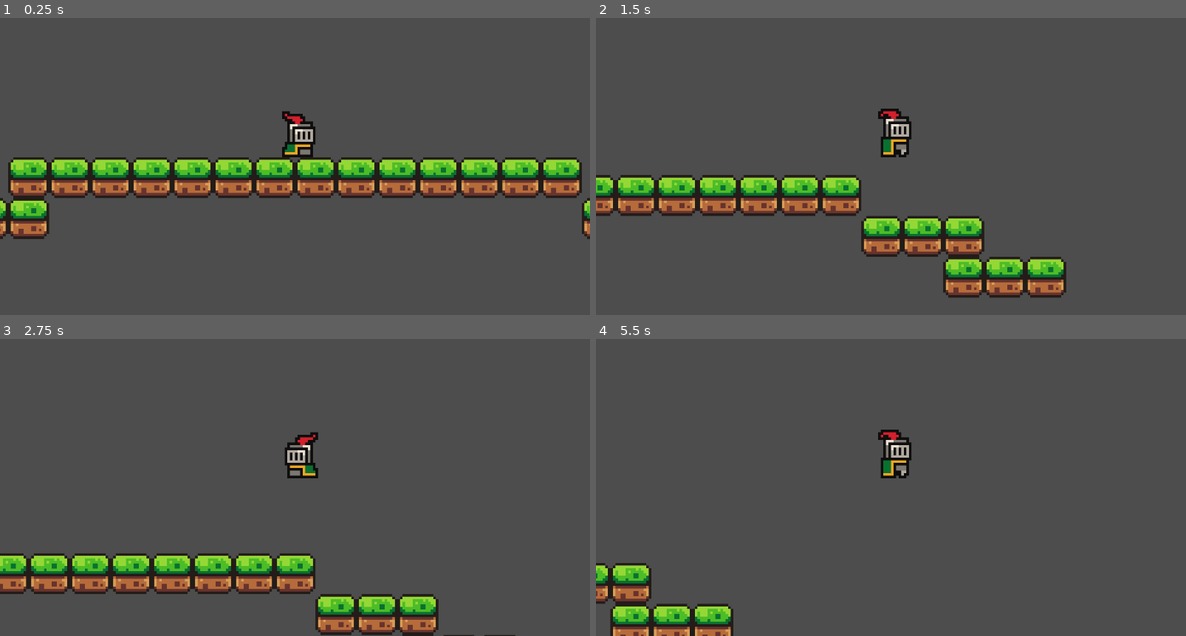
Above: before the commit, frames 1-4 (two rows, left to right).
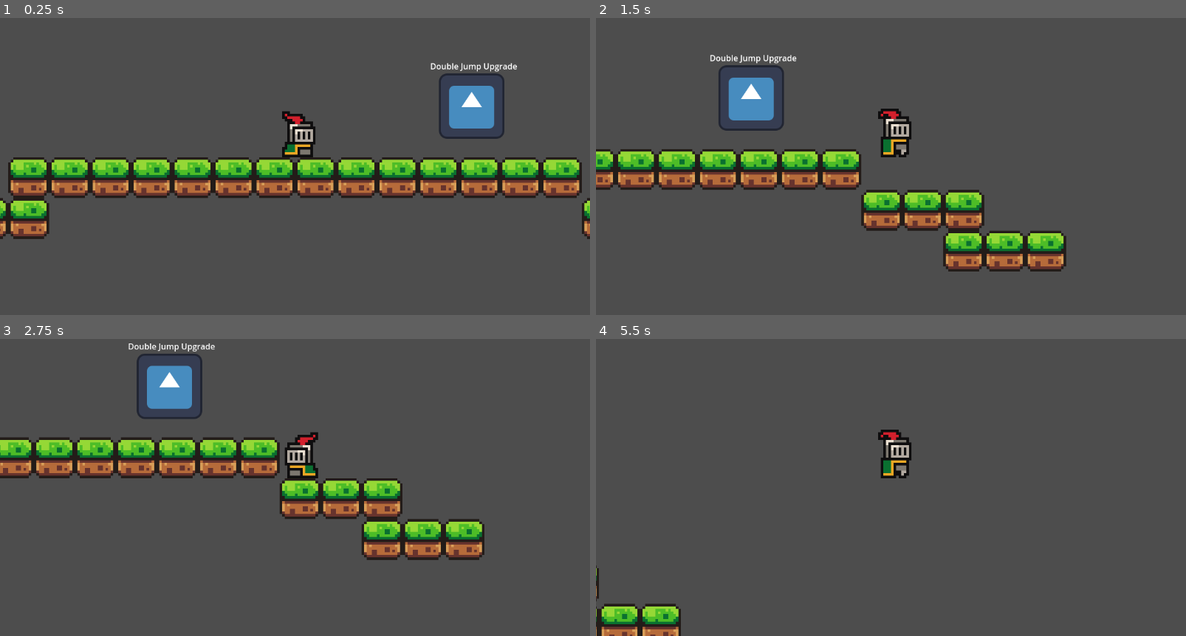
Above: after the commit, the same moments.

Repository: stackhacksbu/StackhacksGameDevRepo
Game: Godot game, scene res://scenes/Game.tscn
The game is run twice, just before and just after one commit, with the same random seed, the same clock (stepped at 60 frames per second) and the same inputs. The engine's default icon, where the game draws it, is replaced by a stand-in: a white triangle on a blue panel in a dark square.
Inputs:
- Up to frame 1 (0.25 s): no input
- Up to frame 2 (1.5 s): hold D (move_right) from 0.53 s (still down); tap W (jump) at 0.6, 0.77, 1.07 s; tap Q (dash) at 1.35 s
- Up to frame 3 (2.75 s): tap W (jump) at 1.52, 1.55, 1.82, 2.1 s; release D (move_right) at 2.03 s; hold A (move_left) from 2.03 s (still down)
- Up to frame 4 (5.5 s): release A (move_left) at 2.78 s; hold D (move_right) 2.78-4.28 s; tap Q (dash) at 2.85, 4.35 s; tap W (jump) at 3.02, 3.05, 3.32, 3.6, 3.77, 4.07, 4.52, 4.55, 4.82, 5.1 s; hold A (move_left) 4.28-5.03 s; hold D (move_right) from 5.03 s (still down)

The runs differ from the first frame. In frame 1, 1.6% of the frame differs, in the area x 72-88%, y 15-41%; in frame 2, 20%; in frame 3, 23%, in the area x 0-88%, y 1-100%; in frame 4, 3.1%.

Commit message:
add_ability complete

Diff:
--- a/scenes/Game.tscn
+++ b/scenes/Game.tscn
@@ -1,7 +1,8 @@
-[gd_scene load_steps=6 format=4 uid="uid://besm0lkf1jww8"]
+[gd_scene load_steps=7 format=4 uid="uid://besm0lkf1jww8"]
 
 [ext_resource type="PackedScene" uid="uid://dhr6vs5bxmd2f" path="res://scenes/player.tscn" id="1_ucb25"]
 [ext_resource type="Texture2D" uid="uid://ctjow8vmb4k5v" path="res://assets/sprites/world_tileset.png" id="2_lbvig"]
+[ext_resource type="PackedScene" uid="uid://cbckirhjxsx80" path="res://scenes/add_ability.tscn" id="3_kalvd"]
 
 [sub_resource type="WorldBoundaryShape2D" id="WorldBoundaryShape2D_do8s8"]
 
@@ -177,3 +178,7 @@
 [node name="TileMapLayer" type="TileMapLayer" parent="."]
 tile_map_data = PackedByteArray("AAD6/wEAAQAAAAAAAAD7/wEAAQAAAAAAAAD8/wEAAQAAAAAAAAD9/wEAAQAAAAAAAAD+/wEAAQAAAAAAAAD//w …(336 unchanged characters)…
 tile_set = SubResource("TileSet_ppitl")
+
+[node name="add_ability" parent="." instance=ExtResource("3_kalvd")]
+position = Vector2(69, -4)
+scale = Vector2(0.2, 0.2)
--- /dev/null
+++ b/scenes/add_ability.tscn
@@ -0,0 +1,28 @@
+[gd_scene load_steps=4 format=3 uid="uid://cbckirhjxsx80"]
+
+[ext_resource type="Texture2D" uid="uid://d3r4del88mkda" path="res://icon.svg" id="1_8r0vl"]
+[ext_resource type="Script" path="res://scripts/add_ability.gd" id="1_dftis"]
+
+[sub_resource type="RectangleShape2D" id="RectangleShape2D_go0on"]
+size = Vector2(25, 25)
+
+[node name="add_ability" type="Area2D"]
+collision_mask = 2
+script = ExtResource("1_dftis")
+
+[node name="Sprite2D" type="Sprite2D" parent="."]
+texture = ExtResource("1_8r0vl")
+
+[node name="CollisionShape2D" type="CollisionShape2D" parent="."]
+position = Vector2(0.588887, 0.333335)
+scale = Vector2(5.18222, -4.62887)
+shape = SubResource("RectangleShape2D_go0on")
+
+[node name="RichTextLabel" type="RichTextLabel" parent="."]
+offset_left = -81.0
+offset_top = -90.0
+offset_right = 98.0
+offset_bottom = -62.0
+text = "Double Jump Upgrade"
+
+[connection signal="body_entered" from="." to="." method="_on_body_entered"]
--- a/scenes/player.tscn
+++ b/scenes/player.tscn
@@ -43,6 +43,7 @@
 }]
 
 [node name="Player" type="CharacterBody2D"]
+collision_layer = 2
 script = ExtResource("1_3ovcl")
 
 [node name="CollisionShape2D" type="CollisionShape2D" parent="."]
--- /dev/null
+++ b/scripts/add_ability.gd
@@ -0,0 +1,6 @@
+extends Area2D
+
+func _on_body_entered(body: Node2D) -> void:
+	print("collide")
+	if body is Player:
+		body.abilities["doublejump"] = load("res://scripts/movement/doublejump.gd").new()
--- a/scripts/player.gd
+++ b/scripts/player.gd
@@ -17,7 +17,7 @@
 # runs on node's creation
 func _ready() -> void:
 	# load in abilities
-	abilities["doublejump"] = load("res://scripts/movement/doublejump.gd").new()
+	#abilities["doublejump"] = load("res://scripts/movement/doublejump.gd").new()
 	abilities["dash"] = load("res://scripts/movement/dash.gd").new()
 
 func _physics_process(delta: float) -> void:
